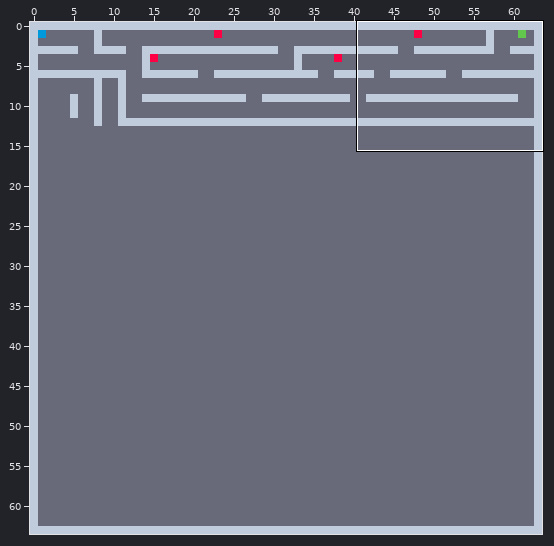
LDtk project, stored at tanks.ldtk. The first picture is a wide view before the edit; the outline marks the close-up.
Close-up. Old version:
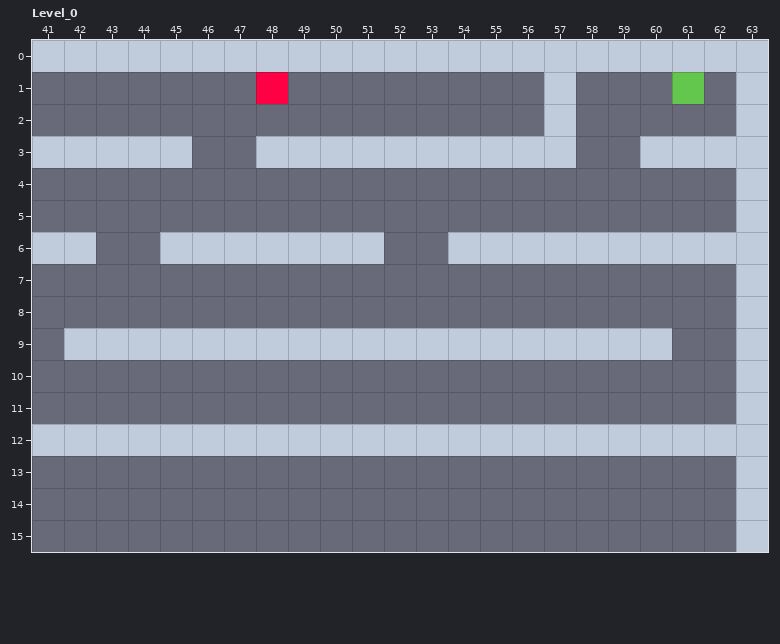
Cells are 16x16 px. Shown: Level_0 x 41..63, y 0..15. The commit also changed other parts of the map, which this record leaves out.
And afterwards:
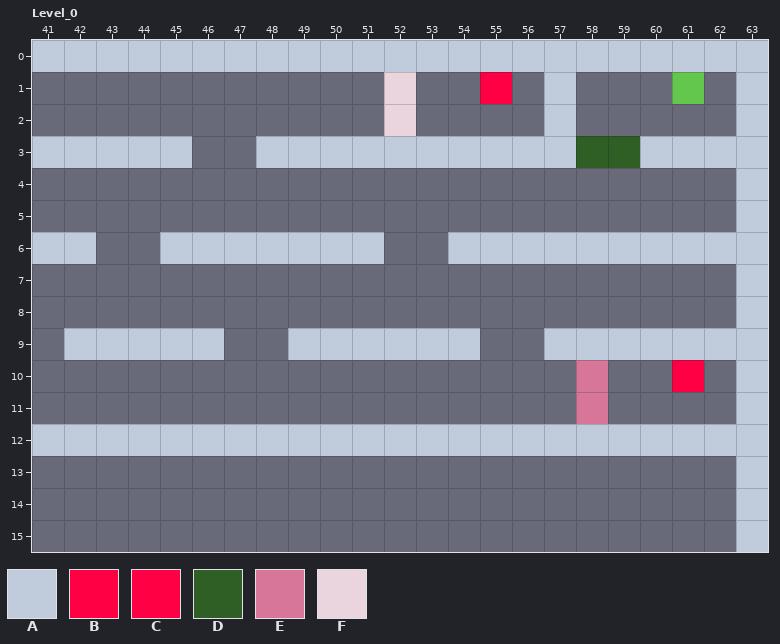
Key: from "Maze": A 1 "Wall", B 6 "Enemy3", C 7 "Enemy4", D 9 "P2Wall", E 12 "EnemyWall3", F 13 "EnemyWall4".
_ is an empty cell.
Author's note on the commit: feat: walls that tanks can go through
Change:
{"where": "layer \"Maze\""}
{"y":1,"x":48,"old":"C","new":"_"}
{"y":1,"x":52,"old":"_","new":"F"}
{"y":1,"x":55,"old":"_","new":"C"}
{"y":2,"x":52,"old":"_","new":"F"}
{"y":3,"x":58,"old":"__","new":"DD"}
{"y":9,"x":47,"old":"AA","new":"__"}
{"y":9,"x":55,"old":"AA","new":"__"}
{"y":9,"x":61,"old":"__","new":"AA"}
{"y":10,"x":58,"old":"_","new":"E"}
{"y":10,"x":61,"old":"_","new":"B"}
{"y":11,"x":58,"old":"_","new":"E"}
{"label":"removed","picture_box":[256,72,288,104]}
{"label":"added","picture_box":[384,72,416,136]}
{"label":"added","picture_box":[480,72,512,104]}
{"label":"added","picture_box":[576,136,640,168]}
{"label":"removed","picture_box":[224,328,288,360]}
{"label":"removed","picture_box":[480,328,544,360]}
{"label":"added","picture_box":[672,328,736,392]}
{"label":"added","picture_box":[576,360,608,424]}
